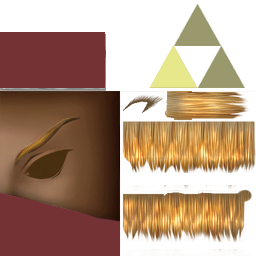
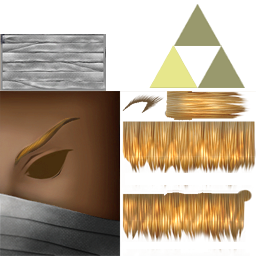
Layer changes from the first w=256, h=256 image to the second:
renamed "07" to "02", hid the group it (3 layers) over (0, 32, 120, 256)
added group "01" with 1 layers over (0, 32, 120, 256)
added layer "FitSheik00Head.png copy" in group "01" over (0, 32, 120, 256)
